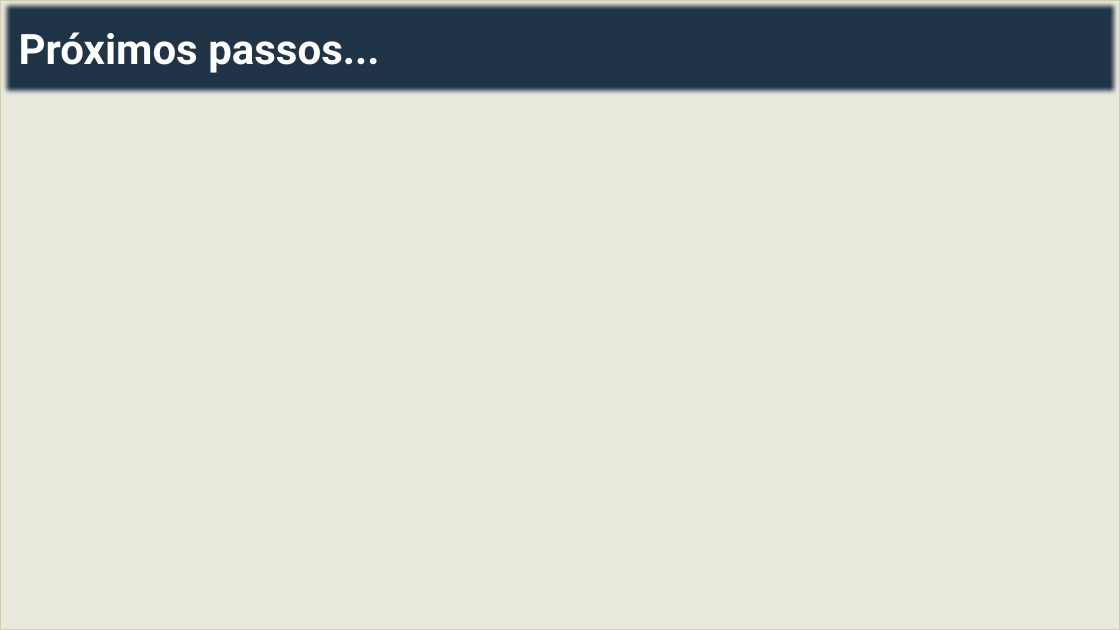
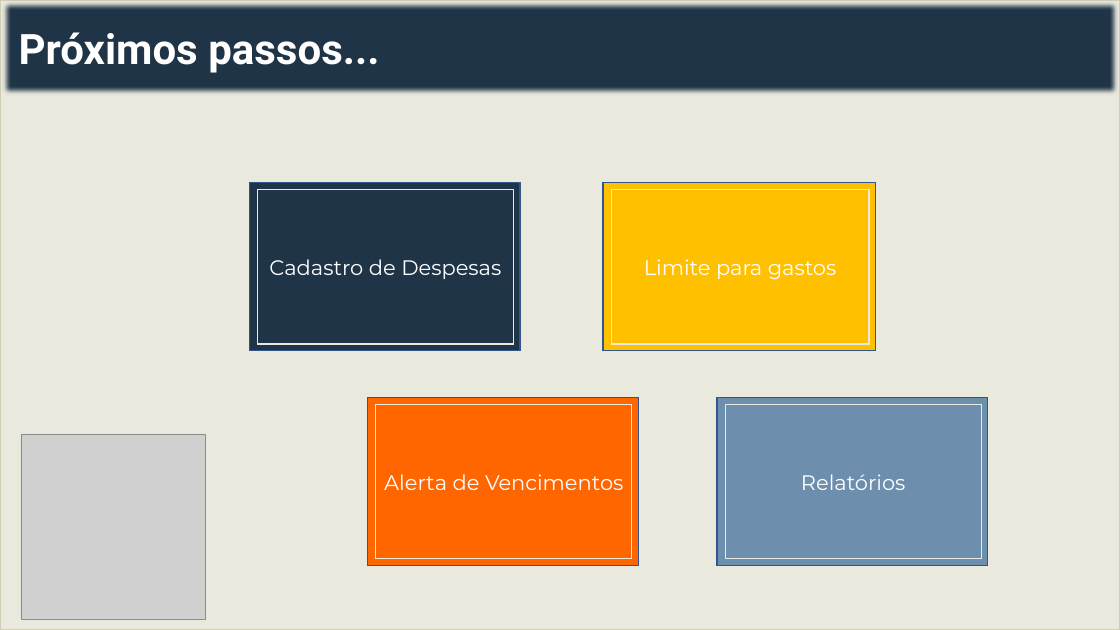
Before and after one commit to jonathafg/SENAC, a slide deck: slide 10 of 4 Semestre/Projeto de Desenvolvimento/Controlei/Apresentação1.pptx. Drawn at 1120x630 pixels with LibreOffice and Linux fonts; fonts in the diff are those of the drawing; grey boxes stand for pictures. Boxes give left, top, right and bottom in pixels: in the first picture for what was removed or moved away, otherwise in the second. Text is boxed around its words. In the diff, an @@ line names an element or a change of style, - is before the commit and + after.

```diff
--- a/4 Semestre/Projeto de Desenvolvimento/Controlei/Apresentação1.pptx
+++ b/4 Semestre/Projeto de Desenvolvimento/Controlei/Apresentação1.pptx
@@ rectangle added at box(250, 182, 520, 351), fill #1F3447, outline #325491 1 pt @@
@@ rectangle added at box(257, 190, 513, 344), fill #1F3447, outline #EAE9DE 1 pt, 18 pt, text #FFFFFF @@
+Cadastro de Despesas
@@ rectangle added at box(603, 182, 876, 351), fill #FFC000, outline #325491 1 pt @@
@@ rectangle added at box(612, 190, 870, 344), fill #FFC000, outline #EAE9DE 1 pt, 18 pt, text #FFFFFF @@
+Limite para gastos
@@ rectangle added at box(368, 397, 639, 566), fill #FF6600, outline #325491 1 pt @@
@@ rectangle added at box(376, 405, 632, 560), fill #FF6600, outline #EAE9DE 1 pt, 18 pt, text #FFFFFF @@
+Alerta de Vencimentos
@@ rectangle added at box(718, 397, 988, 566), fill #6D8EAD, outline #325491 1 pt @@
@@ rectangle added at box(725, 405, 981, 560), fill #6D8EAD, outline #EAE9DE 1 pt, 18 pt, text #FFFFFF @@
+Relatórios
@@ picture added at box(21, 434, 206, 619) @@
```
Also in this commit, not shown: 1 other slide changed, 26 other files.
